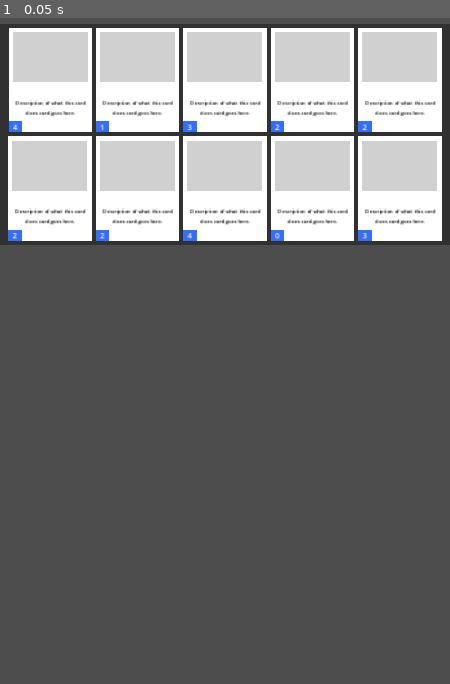
Above: before the commit, frame 1.
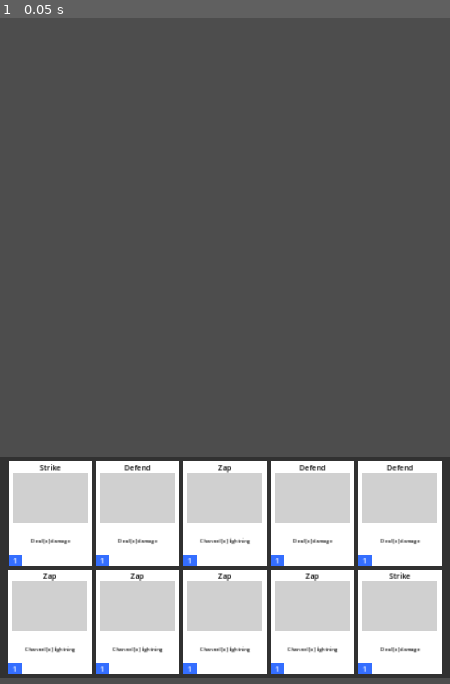
Above: after the commit, the same moment.

Repository: omidahourai/slay-the-spire-clone
Game: Godot game, scene res://main.tscn
The game is run twice, just before and just after one commit, with the same random seed, the same clock (stepped at 60 frames per second) and the same inputs. This scene is started directly instead of the project's main scene.
Inputs:
- Up to frame 1 (0.05 s): no input

The runs differ from the first frame. In frame 1, 66% of the frame differs, in the area x 0-100%, y 0-100%.

Commit message:
draw card from data file

Diff:
--- a/components/card/card.tscn
+++ b/components/card/card.tscn
@@ -12,22 +12,36 @@
 
 [node name="Thumbnail" type="ColorRect" parent="."]
 offset_left = 10.0
-offset_top = 10.0
+offset_top = 28.0
 offset_right = 190.0
-offset_bottom = 130.0
+offset_bottom = 148.0
 color = Color(0.815686, 0.815686, 0.815686, 1)
 
 [node name="Description" type="Label" parent="."]
-offset_left = 10.0
-offset_top = 144.0
-offset_right = 190.0
-offset_bottom = 240.0
+offset_top = 150.0
+offset_right = 200.0
+offset_bottom = 231.0
 theme_override_colors/font_color = Color(0, 0, 0, 1)
 theme_override_font_sizes/font_size = 12
 text = "Description of what this card does card goes here."
 horizontal_alignment = 1
 vertical_alignment = 1
 autowrap_mode = 2
+
+[node name="Title" type="Label" parent="."]
+anchors_preset = 5
+anchor_left = 0.5
+anchor_right = 0.5
+offset_top = 1.0
+offset_right = 200.0
+offset_bottom = 27.0
+grow_horizontal = 2
+size_flags_horizontal = 4
+theme_override_colors/font_color = Color(0, 0, 0, 1)
+theme_override_font_sizes/font_size = 18
+text = "Title"
+horizontal_alignment = 1
+vertical_alignment = 1
 
 [node name="Energy" type="CanvasGroup" parent="."]
 
--- /dev/null
+++ b/data/cards.json
@@ -0,0 +1,35 @@
+[
+	{
+		"id": 1,
+		"name": "Strike",
+		"type": "attack",
+		"effects": [
+			"damage"
+		],
+		"description": "Deal [x] damage",
+		"value": 6,
+		"energy": 1
+	},
+	{
+		"id": 2,
+		"name": "Defend",
+		"type": "skill",
+		"effects": [
+			"block"
+		],
+		"description": "Deal [x] damage",
+		"value": 5,
+		"energy": 1
+	},
+	{
+		"id": 3,
+		"name": "Zap",
+		"type": "skill",
+		"effects": [
+			"channel"
+		],
+		"description": "Channel [x] lightning",
+		"value": 1,
+		"energy": 1
+	}
+]
--- a/main.gd
+++ b/main.gd
@@ -3,14 +3,14 @@
 var card_scene: PackedScene = load("res://components/card/card.tscn")
 var card_drawer: Node
 
+var file = FileAccess.get_file_as_string("res://data/cards.json")
+var data = JSON.parse_string(file)
+
 # Called when the node enters the scene tree for the first time.
 func _ready():
 	card_drawer = %CardDrawer
+	card_drawer.position.y = Global.screen_height-580
 	deal_cards(randi_range(3,10))
-
-# Called every frame. 'delta' is the elapsed time since the previous frame.
-func _process(delta):
-	pass
 
 func deal_cards(count):
 	for i in count:
@@ -20,7 +20,11 @@
 	var card = card_scene.instantiate()
 	card_drawer.add_child(card)
 	var mod = floor(index/5)
-	card_drawer.position.y = 300
+
+	var card_data = data[randi_range(0,data.size()-1)]
+	card.get_node("Title").text = card_data.name
+	card.get_node("Description").text = card_data.description
+	card.get_node("Energy/EnergyLabel").text = str(card_data.energy)
 	var empty_card = card_drawer.get_node(str("%EmptyCard",index+1))
 	card.position.x = empty_card.position.x
 	card.position.y = empty_card.position.y
--- a/main.tscn
+++ b/main.tscn
@@ -8,3 +8,4 @@
 
 [node name="CardDrawer" parent="." instance=ExtResource("2_m4vju")]
 unique_name_in_owner = true
+metadata/_edit_group_ = true
Not shown, added: .DS_Store
Not shown, added: data/.DS_Store
